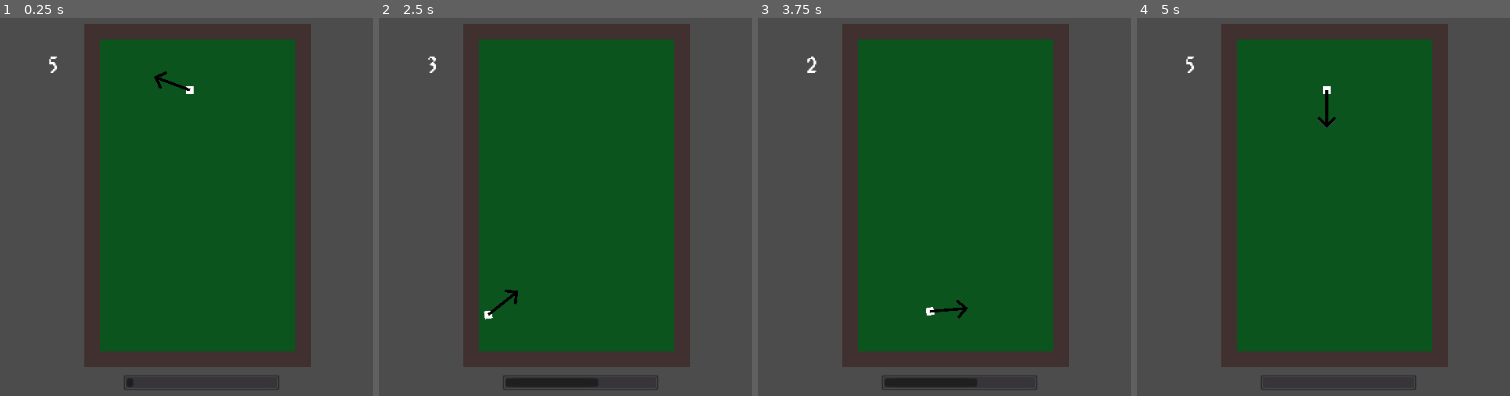
Above: before the commit, frames 1-4 (left to right).
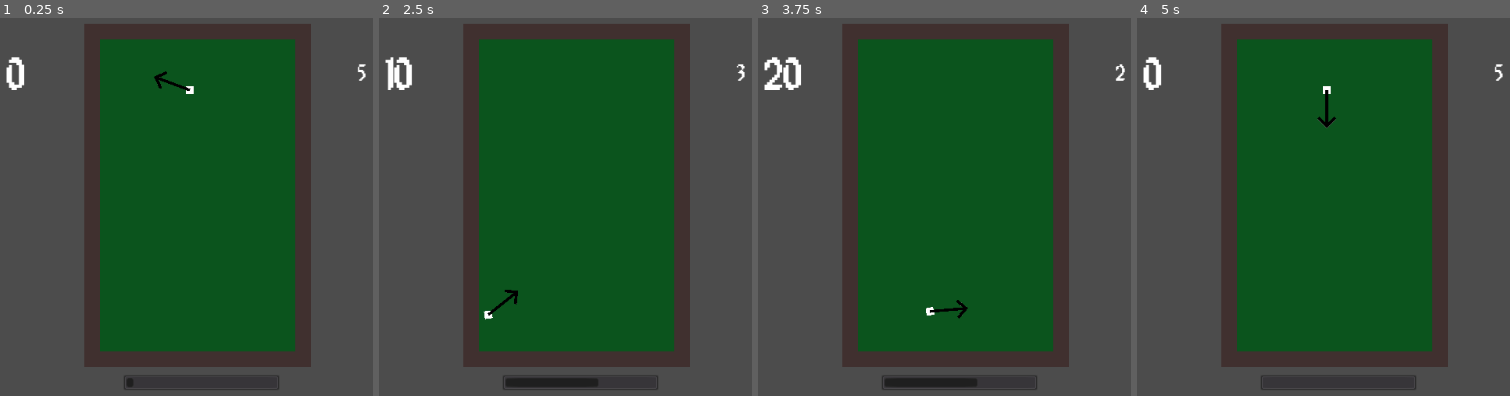
Above: after the commit, the same moments.

Repository: kenset/Par-One
Game: Godot game, scene res://PlayScene.tscn
The game is run twice, just before and just after one commit, with the same random seed, the same clock (stepped at 60 frames per second) and the same inputs.
Inputs (mouse positions are in pixels of both pictures, inside the frame that each line leads up to):
- Up to frame 1 (0.25 s): no input
- Up to frame 2 (2.5 s): tap Enter at 0.5 s; move the mouse to (outside the picture) at 0.52 s; move the mouse to (509, 233) at 1.27 s; hold A 1.28-2.03 s; tap Space at 2 s; move the mouse to (748, 108) at 2.02 s
- Up to frame 3 (3.75 s): move the mouse to (1007, 305) at 2.77 s; move the mouse to (outside the picture) at 3.52 s; hold A from 3.53 s (still down)
- Up to frame 4 (5 s): keep holding A; move the mouse to (1185, 138) at 4.27 s

The runs differ from the first frame. In frame 1, 0.4% of the frame differs, in the area x 1-99%, y 10-20%; in frame 2, 0.5%; in frame 3, 0.7%; in frame 4, 0.4%.

Commit message:
Adds high score that is added to by wall collisions

Diff:
--- a/GolfBall.gd
+++ b/GolfBall.gd
@@ -3,9 +3,11 @@
 export var POWER_MULTIPLIER = 5
 
 signal golf_ball_hit
+signal score_points
 
 func _ready():
 	self.set_process_input(true)
+	self.connect("body_entered", self, "_on_body_entered")
 
 func _process(delta):
 	$Arrow.look_at(get_global_mouse_position())
@@ -20,3 +22,6 @@
 
 func _on_power_level_selected(power_level):
 	self.apply_central_impulse((get_global_mouse_position() - self.position).normalized() * (power_level * POWER_MULTIPLIER))
+
+func _on_body_entered(body):
+	emit_signal("score_points", 10)
--- a/GolfBall.tscn
+++ b/GolfBall.tscn
@@ -10,8 +10,11 @@
 radius = 7.07107
 
 [node name="GolfBall" type="RigidBody2D"]
+collision_mask = 6
 physics_material_override = SubResource( 2 )
 gravity_scale = 0.0
+contacts_reported = 1
+contact_monitor = true
 linear_damp = 0.25
 angular_damp = 42.0
 script = ExtResource( 1 )
--- /dev/null
+++ b/HighScore.gd
@@ -0,0 +1,13 @@
+extends Node2D
+
+var score = 0
+
+func _ready():
+	pass
+
+func _process(delta):
+	pass
+
+func _on_score_points(points):
+	score += points
+	$Label.text = String(score)
--- /dev/null
+++ b/HighScore.tscn
@@ -0,0 +1,19 @@
+[gd_scene load_steps=4 format=2]
+
+[ext_resource path="res://HighScore.gd" type="Script" id=1]
+
+[sub_resource type="DynamicFontData" id=1]
+font_path = "res://8bitlimit/8bitlim.ttf"
+
+[sub_resource type="DynamicFont" id=2]
+size = 48
+font_data = SubResource( 1 )
+
+[node name="HighScore" type="Node2D"]
+script = ExtResource( 1 )
+
+[node name="Label" type="RichTextLabel" parent="."]
+margin_right = 200.0
+margin_bottom = 100.0
+custom_fonts/normal_font = SubResource( 2 )
+text = "0"
--- a/PlayScene.gd
+++ b/PlayScene.gd
@@ -1,4 +1,6 @@
 extends Node2D
+
+signal score_points
 
 # Called when the node enters the scene tree for the first time.
 func _ready():
@@ -6,9 +8,15 @@
 	$PowerMeter.connect("power_level_selected", $GolfBall, "_on_power_level_selected")
 	$Timer/Timer.connect("timeout", self, "_on_timeout")
 
-# Called every frame. 'delta' is the elapsed time since the previous frame.
+	self.connect("score_points", $HighScore, "_on_score_points")
+	$GolfBall.connect("score_points", $HighScore, "_on_score_points")
+
 #func _process(delta):
 #	pass
 
 func _on_timeout():
+	calculate_score()
 	get_tree().reload_current_scene()
+
+func calculate_score():
+	emit_signal("score_points", 100)
--- a/PlayScene.tscn
+++ b/PlayScene.tscn
@@ -1,10 +1,11 @@
-[gd_scene load_steps=6 format=2]
+[gd_scene load_steps=7 format=2]
 
 [ext_resource path="res://PlayScene.gd" type="Script" id=1]
 [ext_resource path="res://Course.tscn" type="PackedScene" id=2]
 [ext_resource path="res://GolfBall.tscn" type="PackedScene" id=3]
 [ext_resource path="res://PowerMeter.tscn" type="PackedScene" id=4]
 [ext_resource path="res://Timer.tscn" type="PackedScene" id=5]
+[ext_resource path="res://HighScore.tscn" type="PackedScene" id=6]
 
 [node name="PlayScene" type="Node2D"]
 script = ExtResource( 1 )
@@ -19,4 +20,7 @@
 position = Vector2( 300, 510 )
 
 [node name="Timer" parent="." instance=ExtResource( 5 )]
-position = Vector2( 205, 100 )
+position = Vector2( 600, 110 )
+
+[node name="HighScore" parent="." instance=ExtResource( 6 )]
+position = Vector2( 150, 100 )
--- a/StraightWall.tscn
+++ b/StraightWall.tscn
@@ -11,6 +11,7 @@
 color = Color( 0.254902, 0.192157, 0.188235, 1 )
 
 [node name="StaticBody2D" type="StaticBody2D" parent="."]
+collision_layer = 2
 
 [node name="CollisionShape2D" type="CollisionShape2D" parent="StaticBody2D"]
 position = Vector2( 20, 20 )
--- a/project.godot
+++ b/project.godot
@@ -19,6 +19,12 @@
 run/main_scene="res://PlayScene.tscn"
 config/icon="res://icon.png"
 
+[layer_names]
+
+2d_physics/layer_1="golfBall"
+2d_physics/layer_2="walls"
+2d_physics/layer_3="hole"
+
 [rendering]
 
 environment/default_environment="res://default_env.tres"
